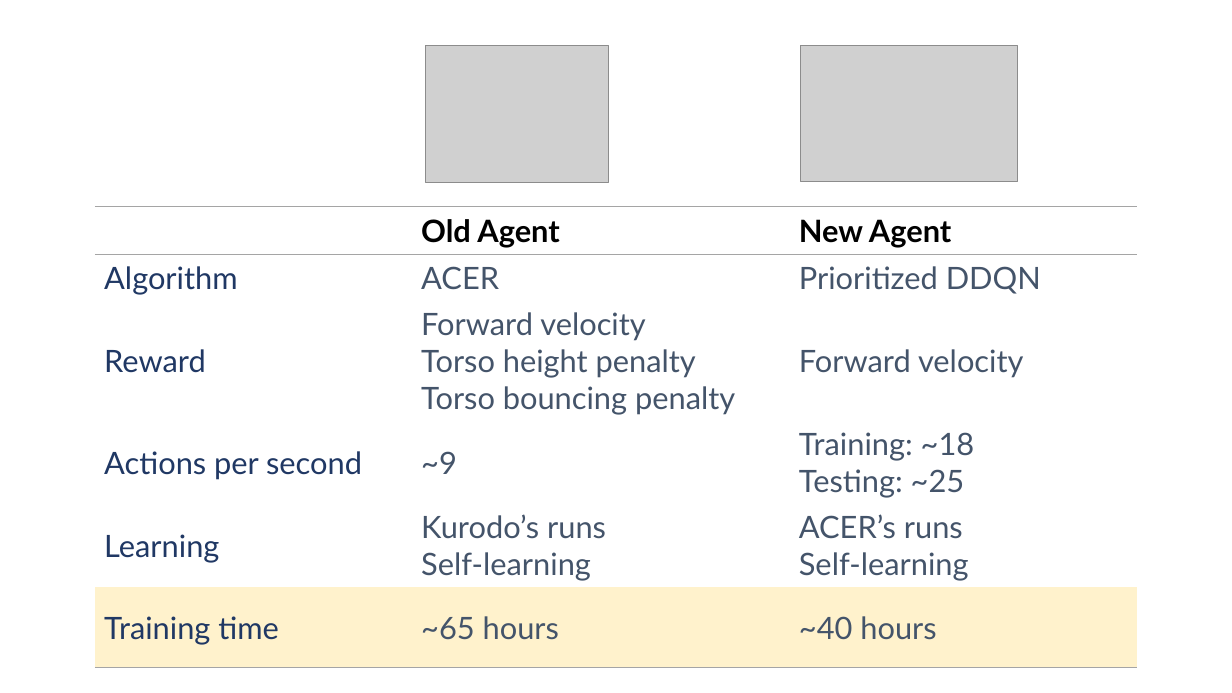
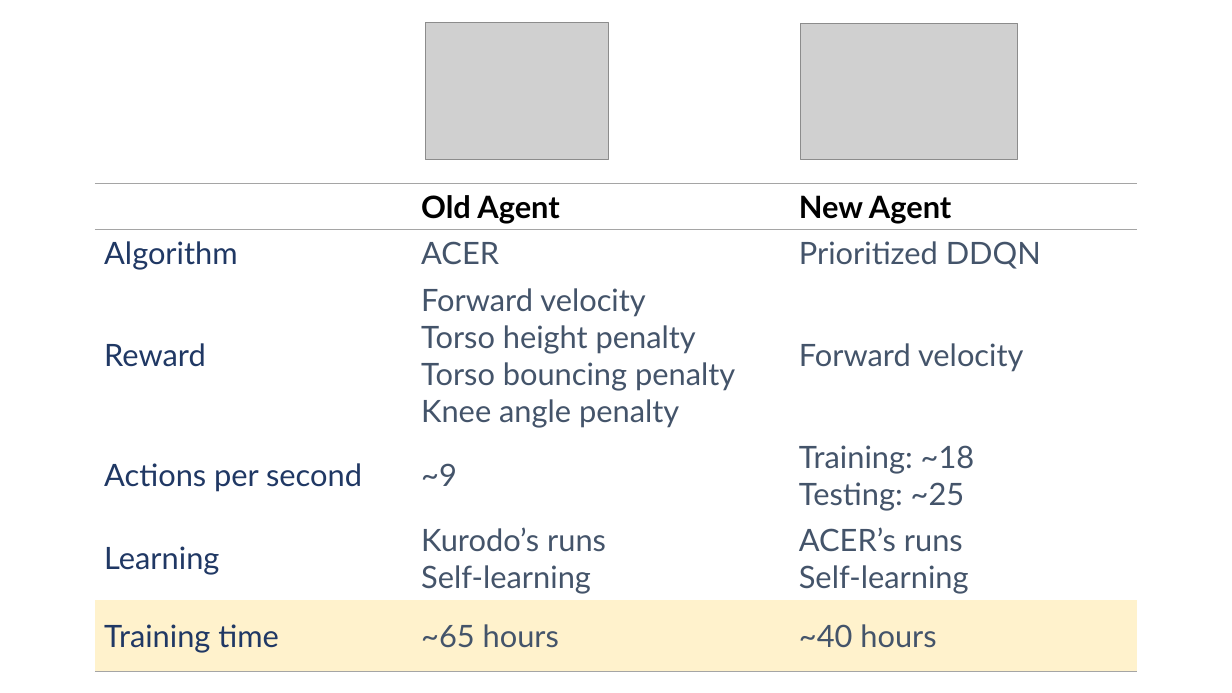
Before and after one commit to Wesleyliao/QWOP-RL, a slide deck: slide 9 of img/diagrams2.pptx (slide 10 before the commit). Drawn at 1232x693 pixels with LibreOffice and Linux fonts; fonts in the diff are those of the drawing; grey boxes stand for pictures. Boxes give left, top, right and bottom in pixels: in the first picture for what was removed or moved away, otherwise in the second. Text is boxed around its words. In the diff, an @@ line names an element or a change of style, - is before the commit and + after.

```diff
--- a/img/diagrams2.pptx
+++ b/img/diagrams2.pptx
@@ picture: place and size @@
-picture at box(425, 45, 608, 182)
+picture at box(425, 22, 608, 159)
@@ picture: place and size @@
-picture at box(801, 45, 1019, 181)
+picture at box(801, 23, 1019, 159)
@@ table at box(95, 184, 1138, 671) @@
-row 3, column 2: Forward velocity / Torso height penalty / Torso bouncing penalty
+row 3, column 2: Forward velocity / Torso height penalty / Torso bouncing penalty / Knee angle penalty
@@ table: place and size @@
-table at box(95, 206, 1138, 667)
+table at box(95, 184, 1138, 671)
```
Also in this commit, not shown: 4 other slides changed, 2 slides added, 3 slides removed.
